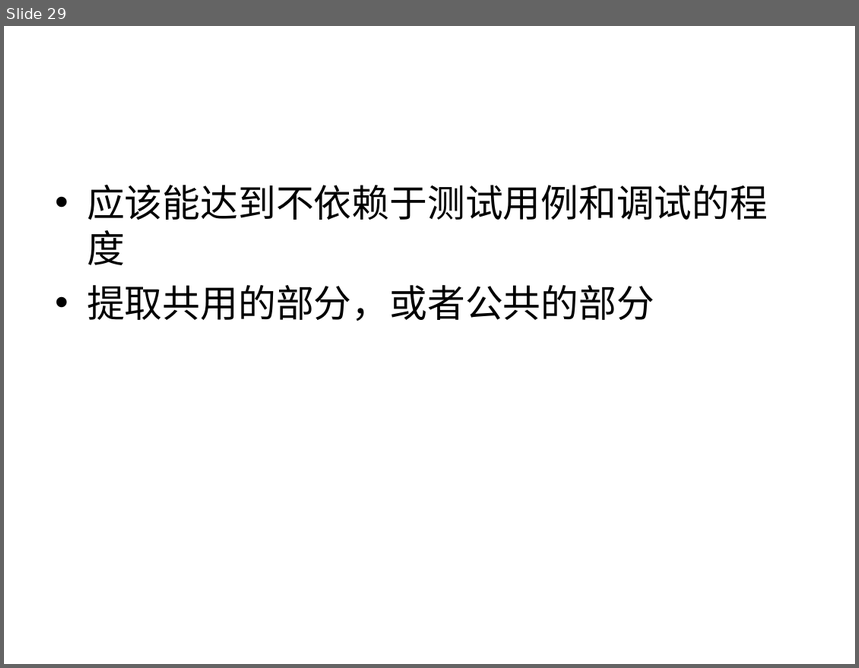
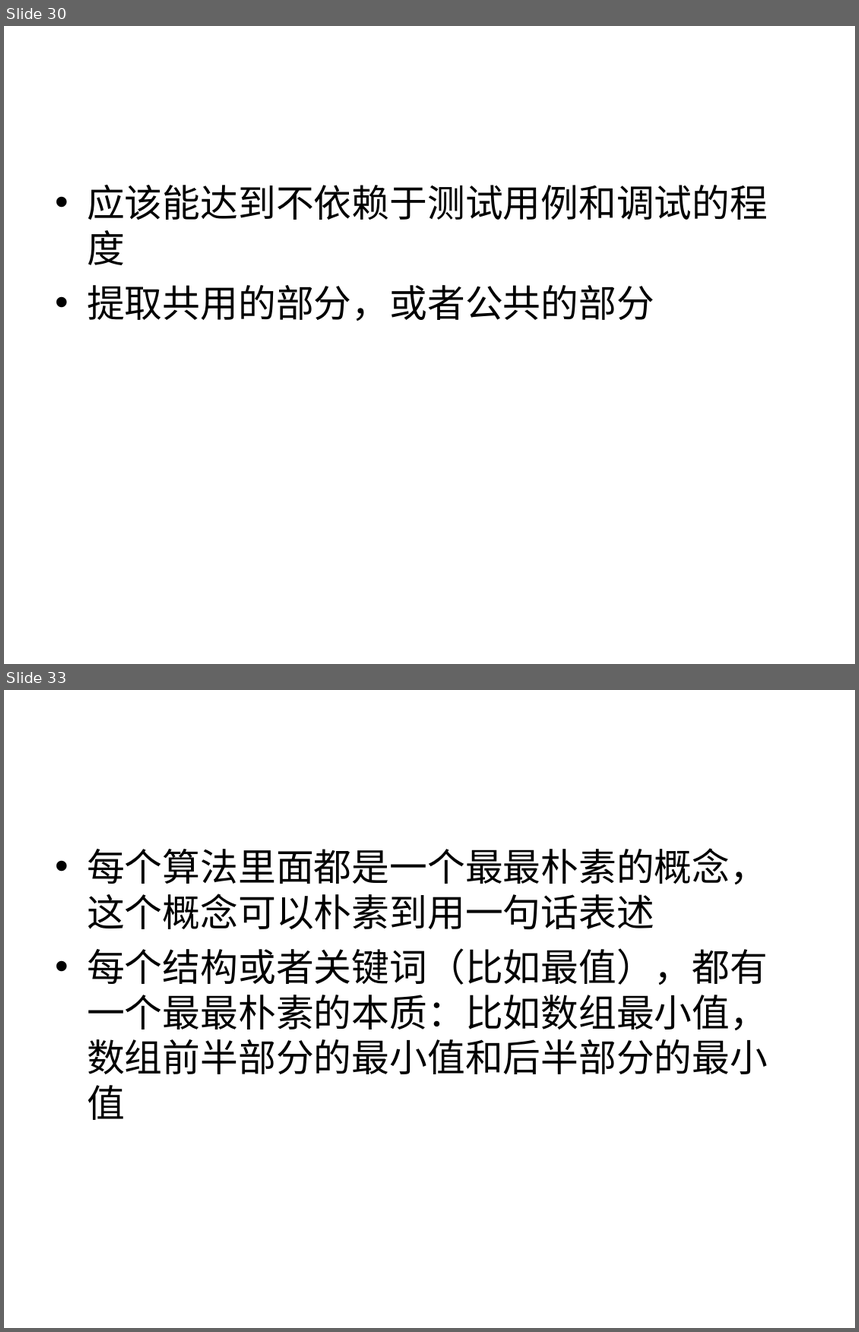
Before and after one commit to houjingbiao/leetcode, a slide deck: solutions/00conclusion.ppt. Shown one above the other, each under a label of ours: slide 29 before the commit, slides 30 and 33 after it; the slides between them are not shown. The pictures are 859x668 and 859x1332 pixels, drawn with LibreOffice and Linux fonts; fonts in the diff are those of the drawing. Boxes give left, top, right and bottom in pixels: in the first picture for what was removed or moved away, otherwise in the second. Text is boxed around its words. In the diff, an @@ line names an element or a change of style, - is before the commit and + after.

```diff
--- a/solutions/00conclusion.ppt
+++ b/solutions/00conclusion.ppt
@@ slide 33 added at [4, 690, 855, 1328], background #FFFFFF @@
@@ text added at [87, 848, 768, 1120], 32 pt, text #000000 @@
+• 每个算法里面都是一个最最朴素的概念，这个概念可以朴素到用一句话表述
+• 每个结构或者关键词（比如最值），都有一个最最朴素的本质：比如数组最小值，数组前半部分的最小值和后半部分的最小值
@@ what was slide 29 is now slide 30 @@
```
Also in this commit, not shown: 1 slide changed, 2 other slides added, 1 other file.
